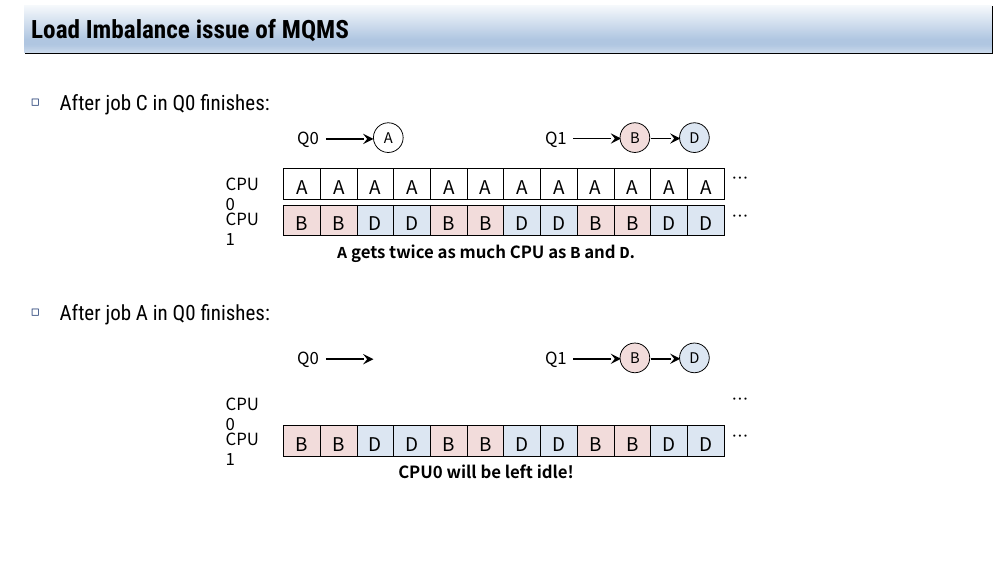
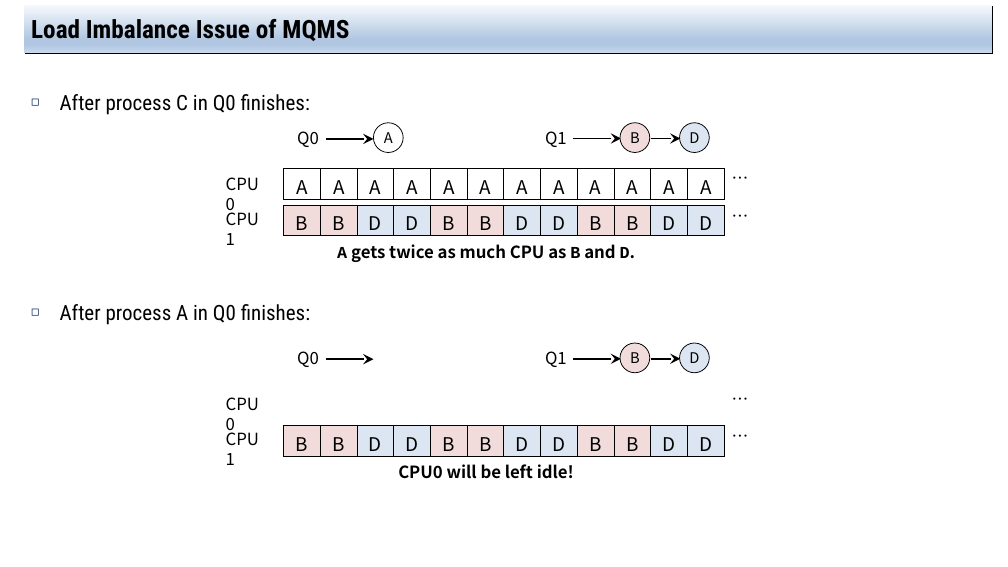
Before and after one commit to jachermocilla/extra-course-materials, a slide deck: slide 17 of cmsc125/ostep/slides/01.Virtualization/10.Multiprocessor_Scheduling(Advanced).pptx. Drawn at 1008x567 pixels with LibreOffice and Linux fonts; fonts in the diff are those of the drawing. Boxes give left, top, right and bottom in pixels: in the first picture for what was removed or moved away, otherwise in the second. Text is boxed around its words. In the diff, an @@ line names an element or a change of style, - is before the commit and + after.

```diff
--- a/cmsc125/ostep/slides/01.Virtualization/10.Multiprocessor_Scheduling(Advanced).pptx
+++ b/cmsc125/ostep/slides/01.Virtualization/10.Multiprocessor_Scheduling(Advanced).pptx
@@ title at (31, 15, 349, 41): text changed @@
-Load Imbalance issue of MQMS
+Load Imbalance Issue of MQMS
@@ text at (60, 94, 310, 325): text changed @@
-◻ After job C in Q0 finishes:
-◻ After job A in Q0 finishes:
+◻ After process C in Q0 finishes:
+◻ After process A in Q0 finishes:
```
Also in this commit, not shown: 10 other slides changed, 1 slide added, 1 other file.
